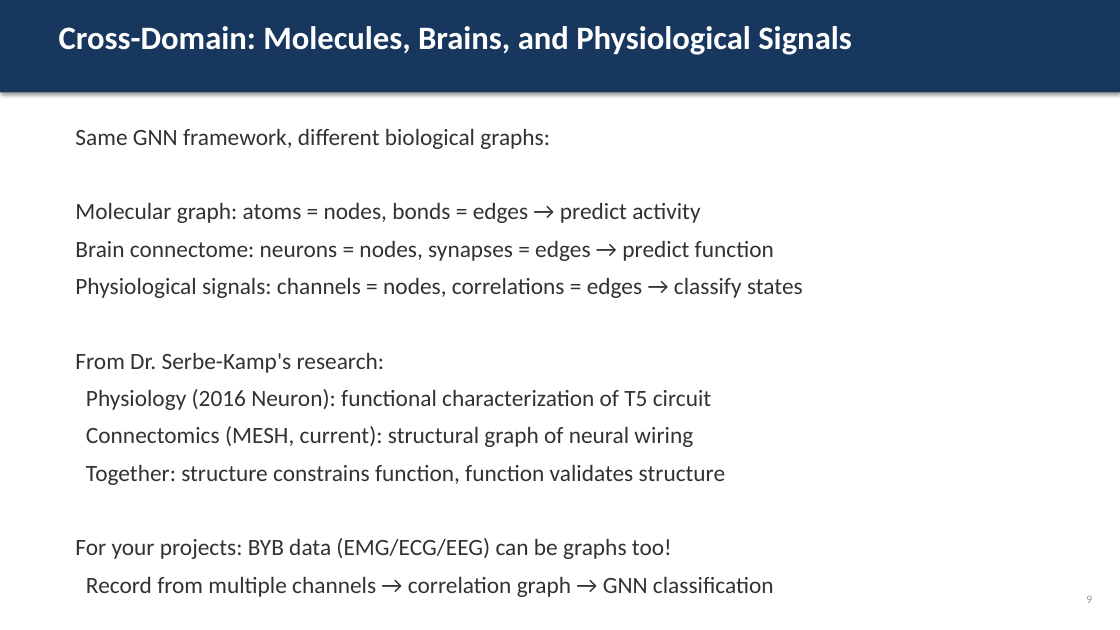
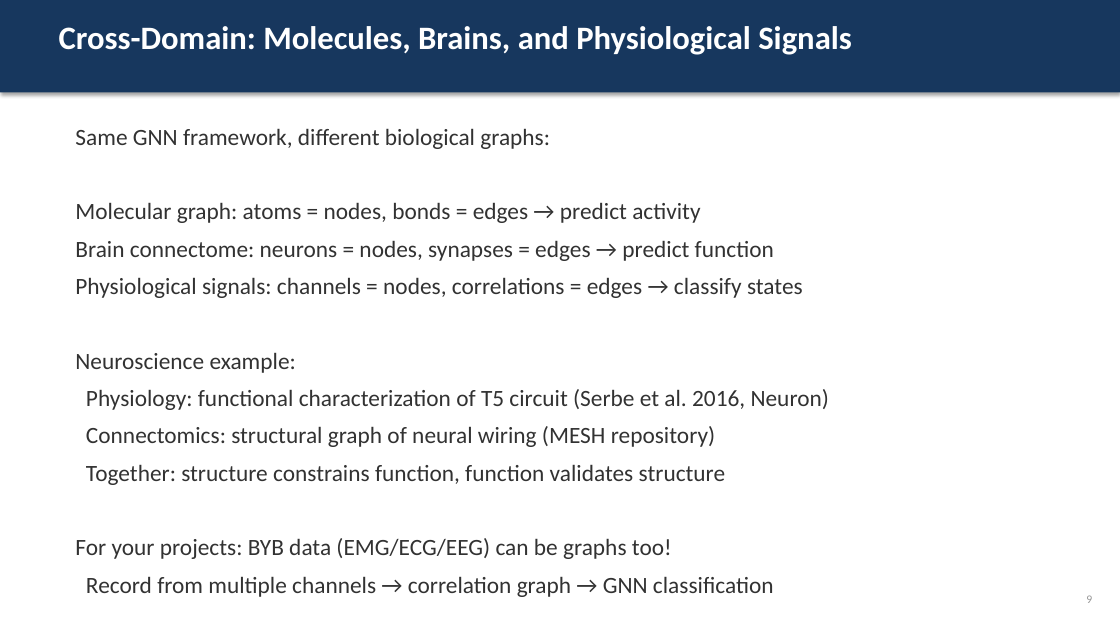
Before and after one commit to officialprateekmethwani-coder/AI-Drug-Discovery, a slide deck: slide 9 of day3_deep_learning/slides.pptx. Drawn at 1120x630 pixels with LibreOffice and Linux fonts; fonts in the diff are those of the drawing. Boxes give left, top, right and bottom in pixels: in the first picture for what was removed or moved away, otherwise in the second. Text is boxed around its words. In the diff, an @@ line names an element or a change of style, - is before the commit and + after.

```diff
--- a/day3_deep_learning/slides.pptx
+++ b/day3_deep_learning/slides.pptx
@@ text at (75, 352, 829, 447): text changed @@
-From Dr. Serbe-Kamp's research:
-Physiology (2016 Neuron): functional characterization of T5 circuit
-Connectomics (MESH, current): structural graph of neural wiring
+Neuroscience example:
+Physiology: functional characterization of T5 circuit (Serbe et al. 2016, Neuron)
+Connectomics: structural graph of neural wiring (MESH repository)
```
Also in this commit, not shown: 2 other slides changed, 5 other files.
